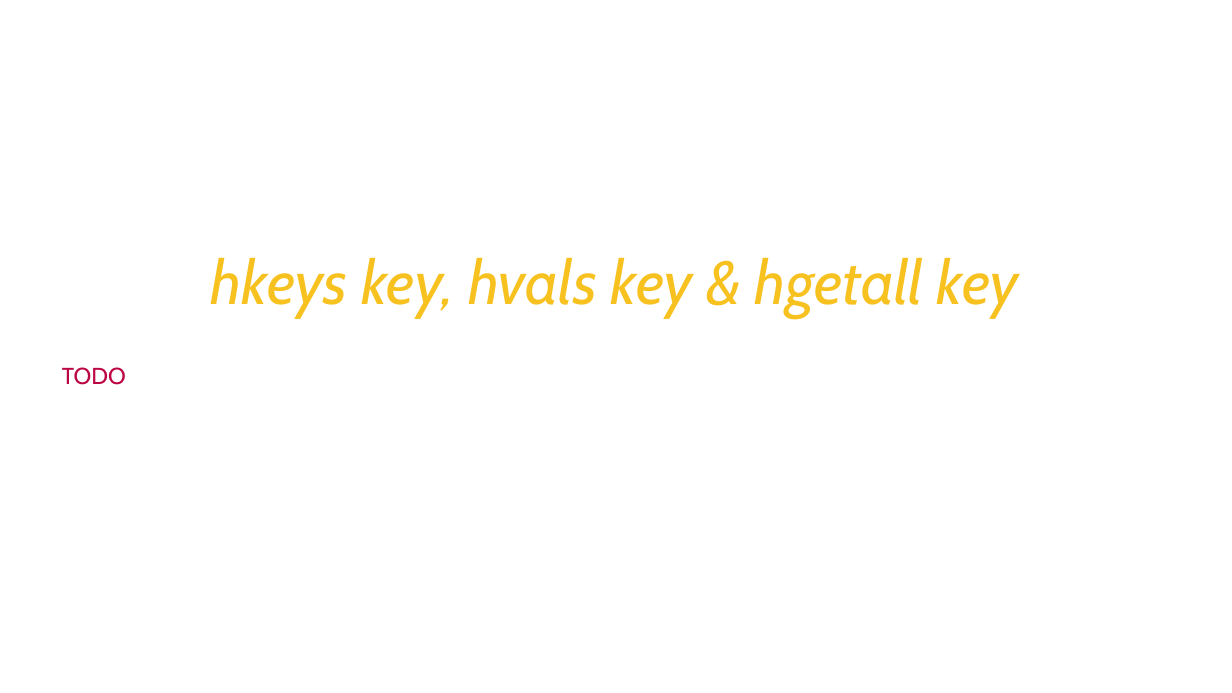
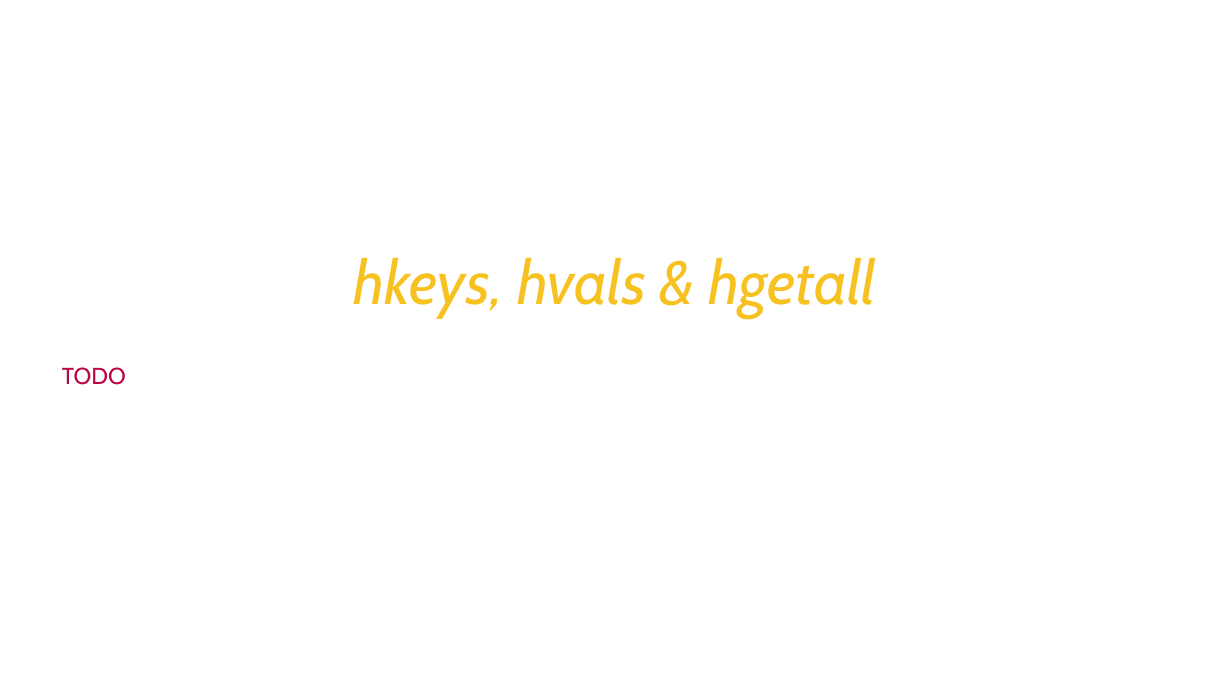
Before and after one commit to Saleel-Bagde/PPT-s, a slide deck: slide 54 of redis Ver2.pptx. Drawn at 1232x693 pixels with LibreOffice and Linux fonts; fonts in the diff are those of the drawing. Boxes give left, top, right and bottom in pixels: in the first picture for what was removed or moved away, otherwise in the second. Text is boxed around its words. In the diff, an @@ line names an element or a change of style, - is before the commit and + after.

```diff
--- a/redis Ver2.pptx
+++ b/redis Ver2.pptx
@@ text at [353,257,876,318]: text changed @@
-hkeys key, hvals key & hgetall key
+hkeys, hvals & hgetall
```
Also in this commit, not shown: 52 other slides changed, 3 slides added.
